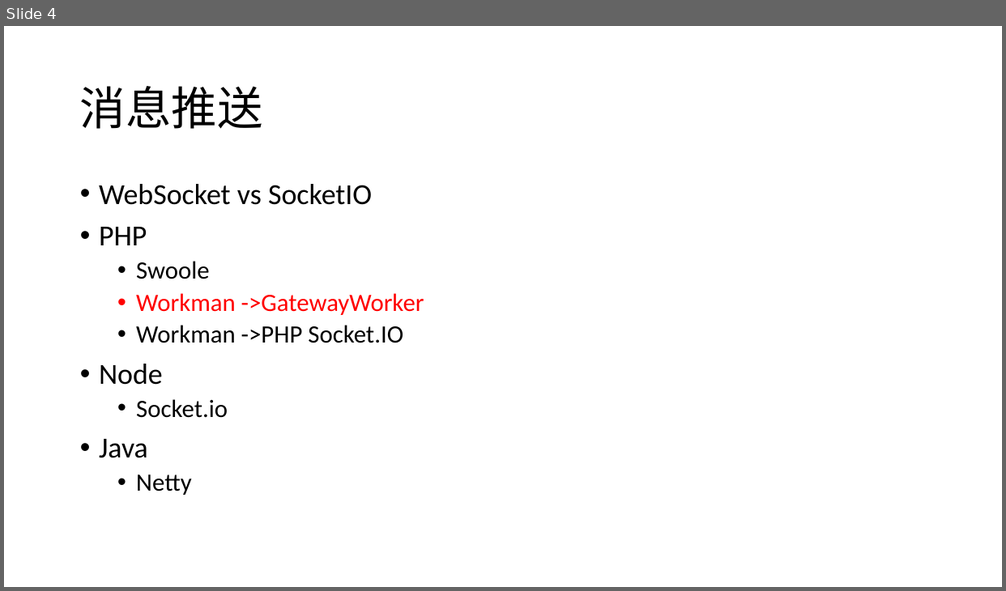
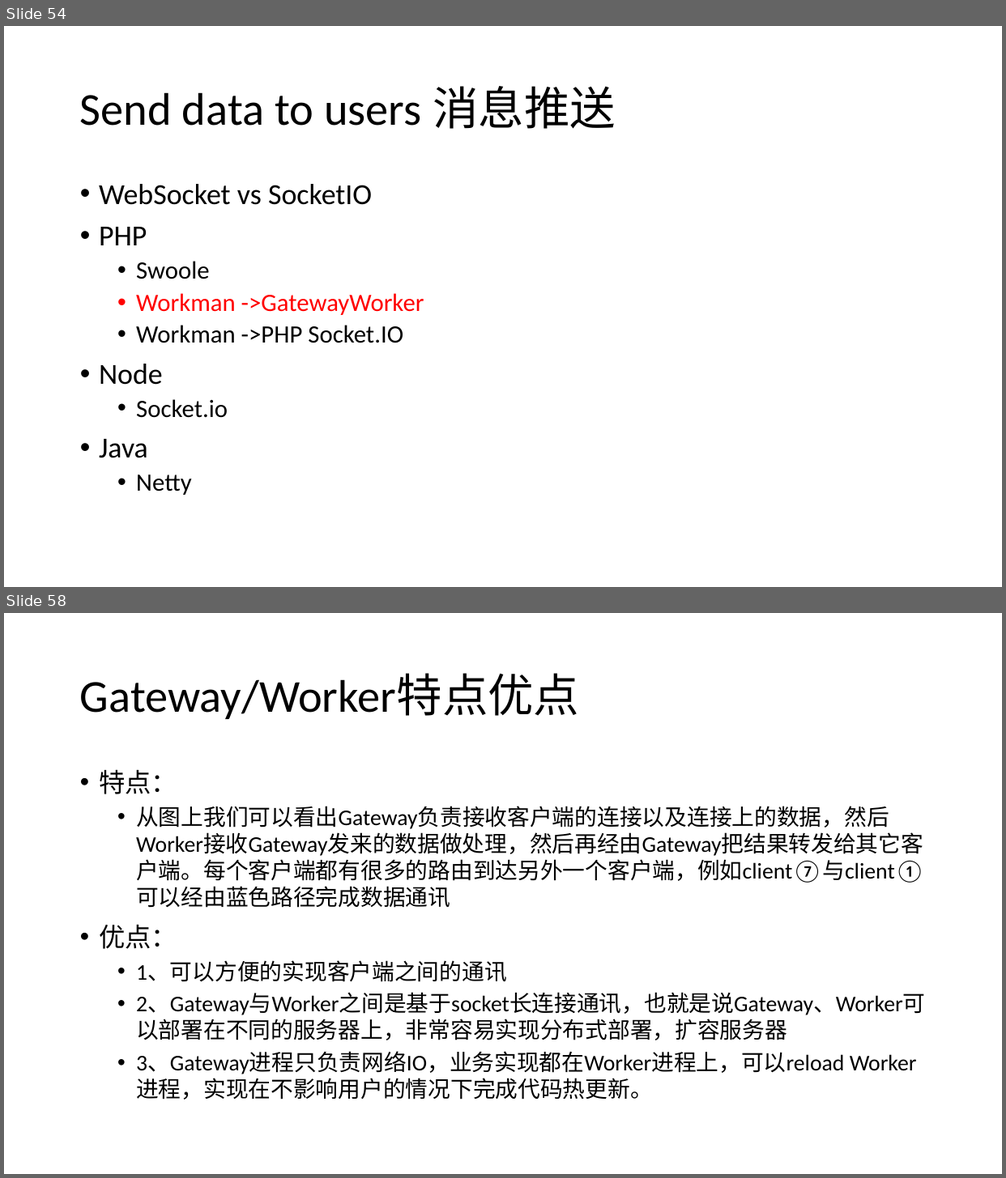
Before and after one commit to 1303575952/ExchangeAgg, a slide deck: doc/Coin.pptx. Shown one above the other, each under a label of ours: slide 4 before the commit, slides 54 and 58 after it; the slides between them are not shown. The pictures are 1006x591 and 1006x1178 pixels, drawn with LibreOffice and Linux fonts; fonts in the diff are those of the drawing. Boxes give left, top, right and bottom in pixels: in the first picture for what was removed or moved away, otherwise in the second. Text is boxed around its words. In the diff, an @@ line names an element or a change of style, - is before the commit and + after.

```diff
--- a/doc/Coin.pptx
+++ b/doc/Coin.pptx
@@ slide 58 added at (4,613,1002,1174), background #FFFFFF @@
@@ title added at (80,673,580,719), 44 pt, text #000000 @@
+Gateway/Worker特点优点
@@ text added at (99,769,925,1100), 21.6 pt, text #000000 @@
+• 特点：
+  • 从图上我们可以看出Gateway负责接收客户端的连接以及连接上的数据，然后Worker接收Gateway发来的数据做处理，然后再经由Gateway把结果转发给其它客户端。每个客户端都有很多的路由到达另外一个客户端，例如client⑦与client①可以经由蓝色路径完成数据通讯
+• 优点：
+  • 1、可以方便的实现客户端之间的通讯
+  • 2、Gateway与Worker之间是基于socket长连接通讯，也就是说Gateway、Worker可以部署在不同的服务器上，非常容易实现分布式部署，扩容服务器
+  • 3、Gateway进程只负责网络IO，业务实现都在Worker进程上，可以reload Worker进程，实现在不影响用户的情况下完成代码热更新。
@@ what was slide 4 is now slide 54 @@
@@ slide 54 changed as well @@
@@ title at (80,86,616,129): text changed @@
-消息推送
+Send data to users 消息推送
```
Also in this commit, not shown: 6 other slides changed, 56 other slides added, 22 slides removed, 1 other file.
